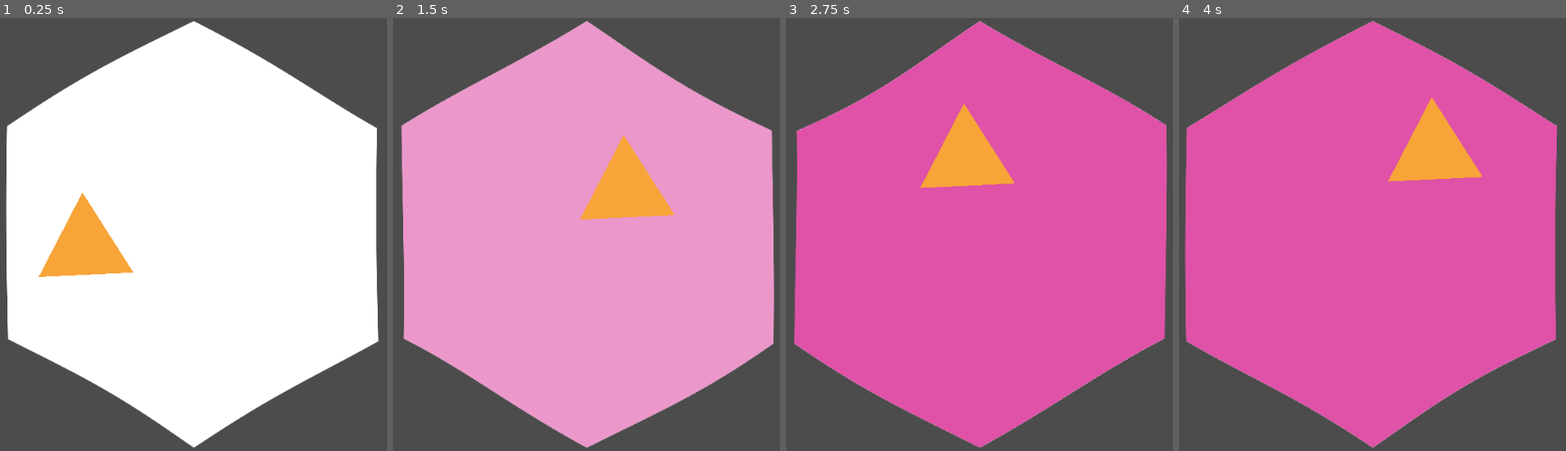
Above: before the commit, frames 1-4 (left to right).
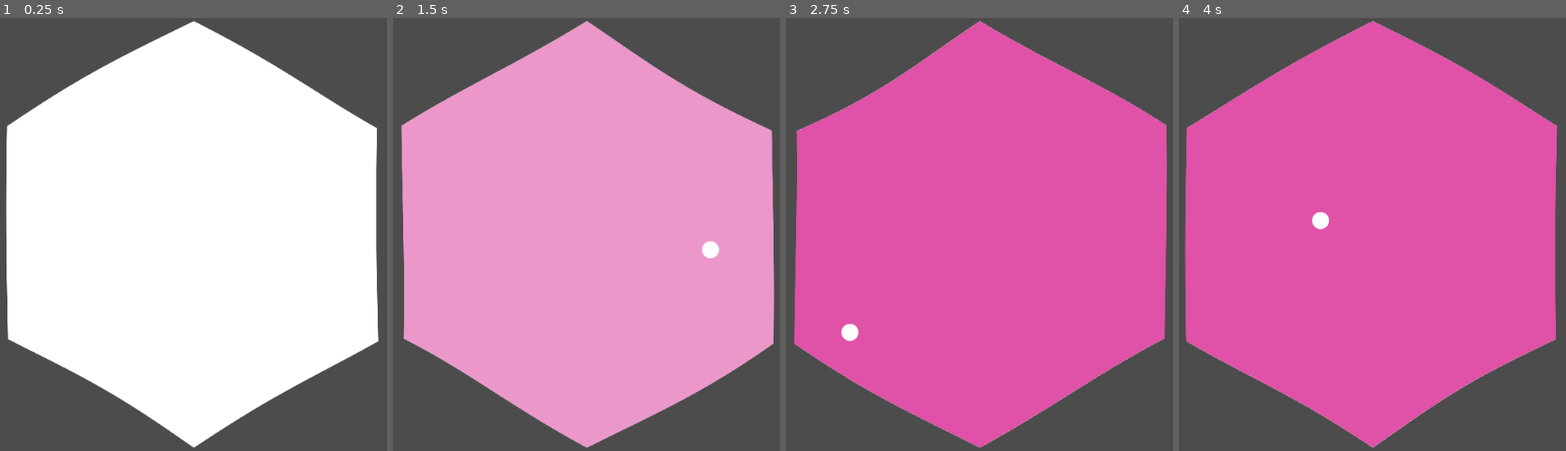
Above: after the commit, the same moments.

Repository: tobyp/hackathon2020
Game: Godot game, scene res://main.tscn
Two runs of this game, one before a commit and one after it. Both use one fixed random seed, a clock stepped at 60 frames per second and the inputs below.
Inputs (mouse positions are in pixels of both pictures, inside the frame that each line leads up to):
- Up to frame 1 (0.25 s): no input
- Up to frame 2 (1.5 s): move the mouse to (733, 212) at 0.52 s; click (733, 212) at 0.67 s; move the mouse to (420, 256) at 1.27 s; click (420, 256) at 1.42 s
- Up to frame 3 (2.75 s): move the mouse to (1037, 139) at 2.02 s; click (1037, 139) at 2.17 s
- Up to frame 4 (4 s): move the mouse to (1318, 321) at 2.77 s; click (1318, 321) at 2.92 s; move the mouse to (outside the picture) at 3.52 s; click (outside the picture) at 3.67 s

The runs differ from the first frame. In frame 1, 2.4% of the frame differs, in the area x 9-35%, y 40-60%; in frame 2, 2.5%; in frame 3, 2.5%, in the area x 14-60%, y 19-75%; in frame 4, 2.5%.

Commit message:
Use texture and circle shape for particle

Diff:
--- a/cells/particle.tscn
+++ b/cells/particle.tscn
@@ -1,18 +1,18 @@
-[gd_scene load_steps=2 format=2]
+[gd_scene load_steps=4 format=2]
 
 [ext_resource path="res://cells/cell_particle.gd" type="Script" id=1]
+[ext_resource path="res://textures/white_prot.png" type="Texture" id=2]
+
+[sub_resource type="CircleShape2D" id=1]
+radius = 24.2206
 
 [node name="KinematicBody2D" type="KinematicBody2D"]
-position = Vector2( -2.68848, 32.4761 )
 collision_layer = 2147483649
 collision_mask = 2
 script = ExtResource( 1 )
 
-[node name="Dorito" type="Polygon2D" parent="."]
-position = Vector2( -5.31445, -5.03931 )
-color = Color( 0.972549, 0.647059, 0.223529, 1 )
-polygon = PoolVector2Array( -0.631836, -143.882, 140.479, 77.8638, -121.584, 90.4629 )
+[node name="Sprite" type="Sprite" parent="."]
+texture = ExtResource( 2 )
 
-[node name="CollisionPolygon2D" type="CollisionPolygon2D" parent="."]
-position = Vector2( -132.451, 106.188 )
-polygon = PoolVector2Array( 8.93311, -14.2701, 262.609, -29.9846, 123.424, -264.133 )
+[node name="CollisionShape2D" type="CollisionShape2D" parent="."]
+shape = SubResource( 1 )
